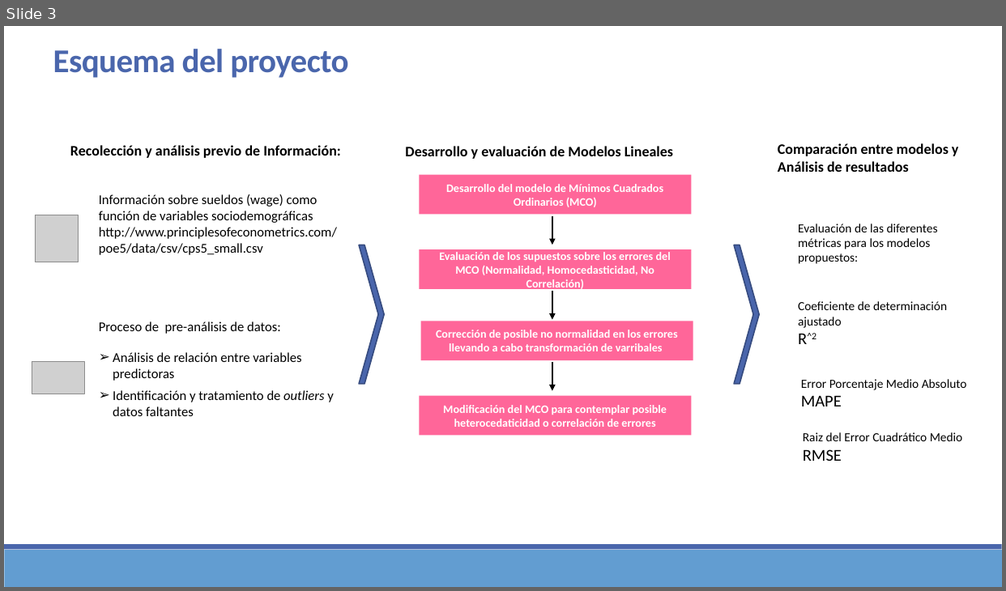
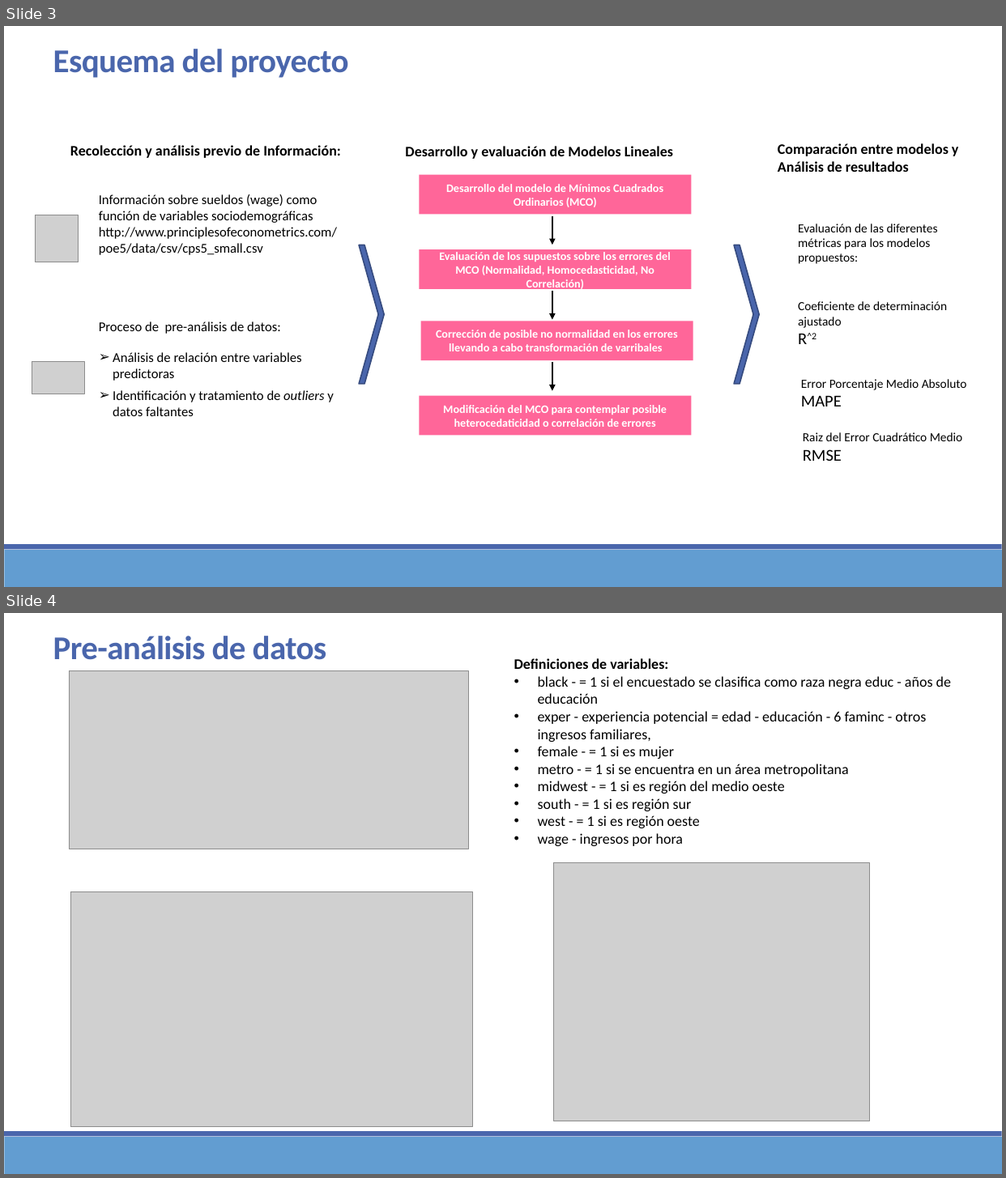
Before and after one commit to Sergio-Ibarra-1795/MIS_Regresion_GitHub, a slide deck: Mod_Lineales_Examen_a_casa_v1.pptx. Shown one above the other, each under a label of ours: slide 3 before the commit, slides 3 and 4 after it. The pictures are 1006x591 and 1006x1178 pixels, drawn with LibreOffice and Linux fonts; fonts in the diff are those of the drawing; grey boxes stand for pictures. Boxes give left, top, right and bottom in pixels: in the first picture for what was removed or moved away, otherwise in the second. Text is boxed around its words. In the diff, an @@ line names an element or a change of style, - is before the commit and + after.

```diff
--- a/Mod_Lineales_Examen_a_casa_v1.pptx
+++ b/Mod_Lineales_Examen_a_casa_v1.pptx
@@ slide 4 added at (4,613,1002,1174), background #FFFFFF; not listed: 2 template elements that a slide beside it also shows @@
@@ text added at (53,636,327,660), 32 pt, text #4A66AC, bold @@
+Pre-análisis de datos
@@ text added at (514,658,951,846), 14 pt, text #000000 @@
+Definiciones de variables:
+• black - = 1 si el encuestado se clasifica como raza negra educ - años de educación
+• exper - experiencia potencial = edad - educación - 6 faminc - otros ingresos familiares,
+• female - = 1 si es mujer
+• metro - = 1 si se encuentra en un área metropolitana
+• midwest - = 1 si es región del medio oeste
+• south - = 1 si es región sur
+• west - = 1 si es región oeste
+• wage - ingresos por hora
@@ picture added at (69,671,469,849) @@
@@ picture added at (554,863,869,1122) @@
@@ picture added at (70,892,473,1127) @@
```
Also in this commit, not shown: 2 slides changed, 5 other slides added, 1 slide removed, 4 other files.
